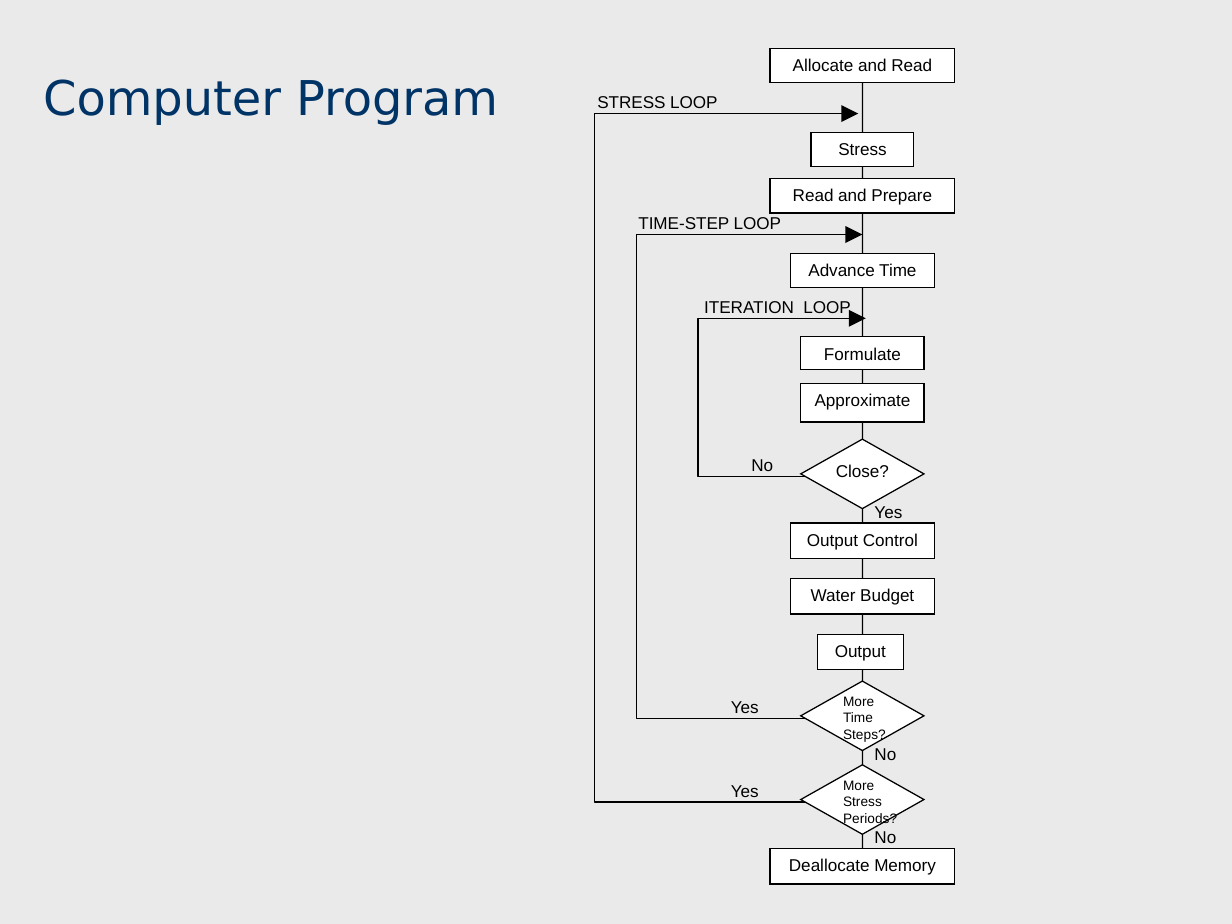
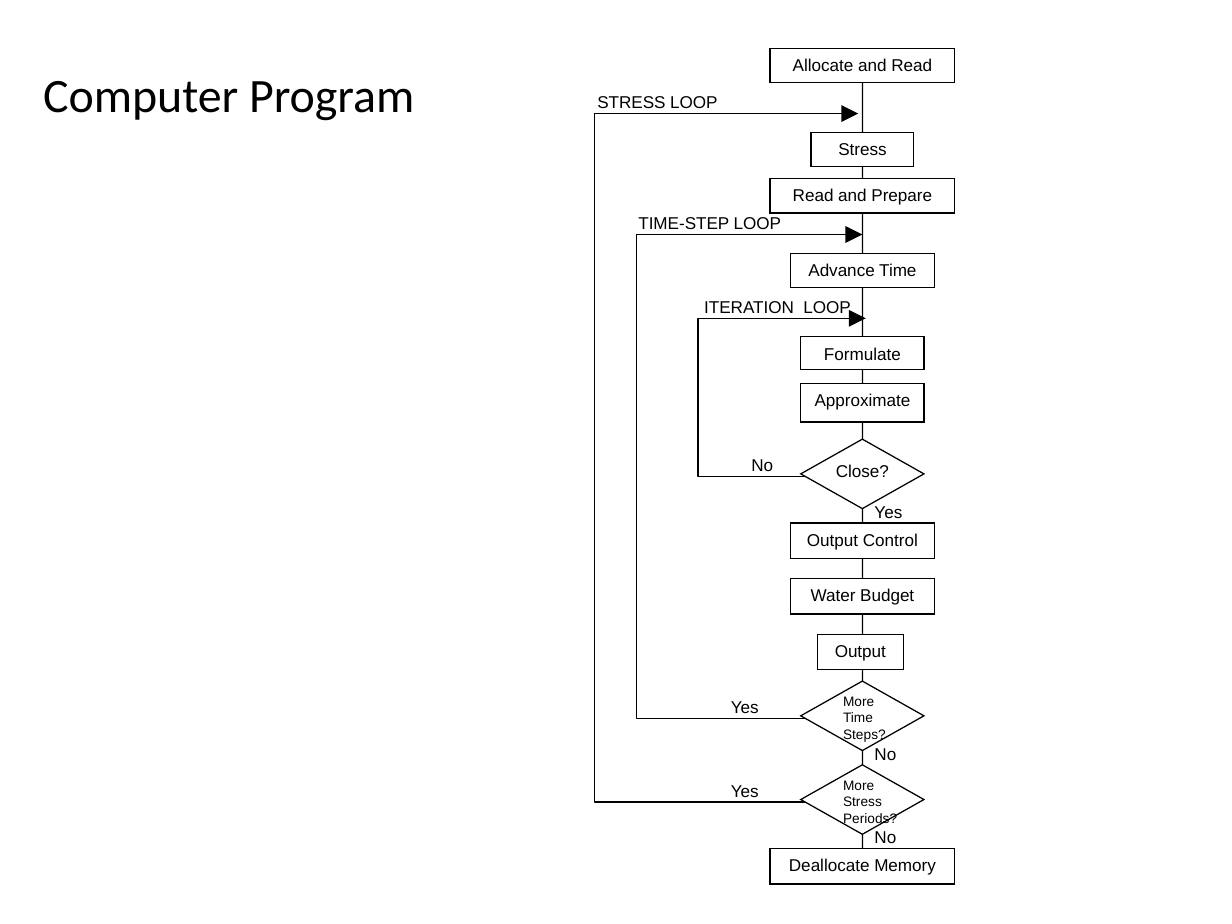
Before and after one commit to behroozetebari/navy2018_classrepo, a slide deck: slide 11 of presentations/Lecture04_Modflow_Introduction.pptx (slide 9 before the commit). Drawn at 1232x924 pixels with LibreOffice and Linux fonts; fonts in the diff are those of the drawing. Boxes give left, top, right and bottom in pixels: in the first picture for what was removed or moved away, otherwise in the second. Text is boxed around its words. In the diff, an @@ line names an element or a change of style, - is before the commit and + after.

```diff
--- a/presentations/Lecture04_Modflow_Introduction.pptx
+++ b/presentations/Lecture04_Modflow_Introduction.pptx
@@ background #EAEAEA to #FFFFFF @@
@@ title "Computer Program" at bbox=[43, 81, 414, 121]: font DejaVu Sans to Calibri, text colour #003366 to #000000; line spacing 1 to 0.9; vertical alignment bottom to middle @@
```
Also in this commit, not shown: 49 other slides changed, 8 slides added, 13 slides removed.
